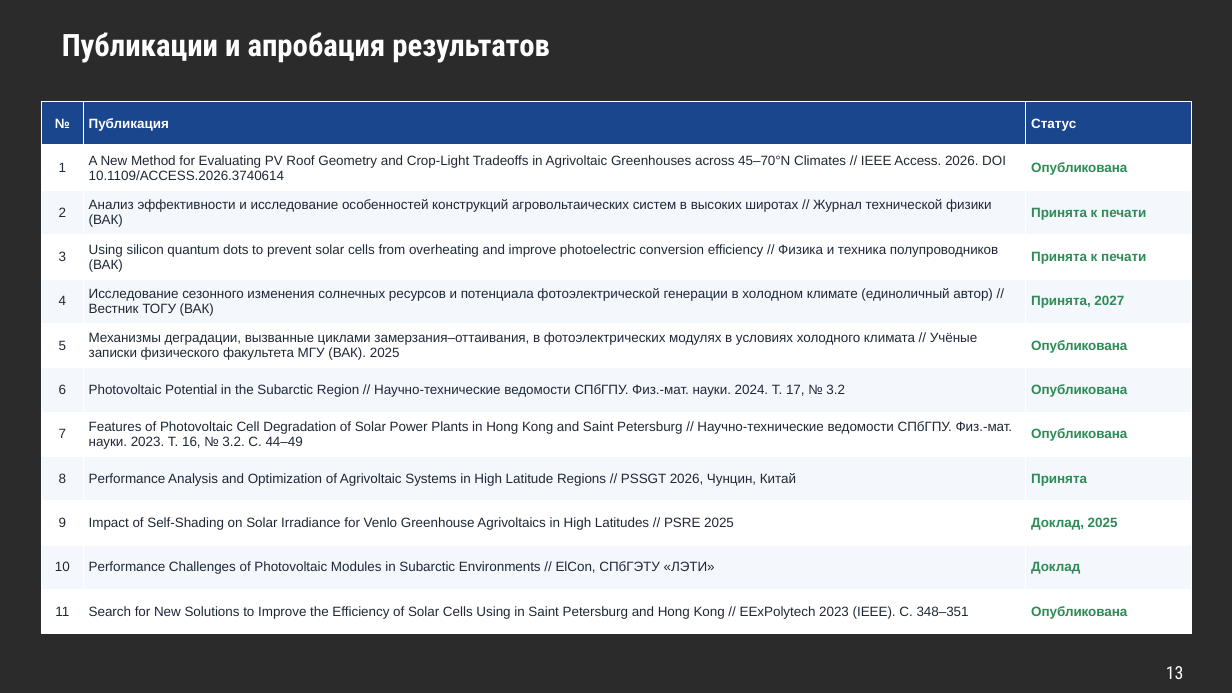
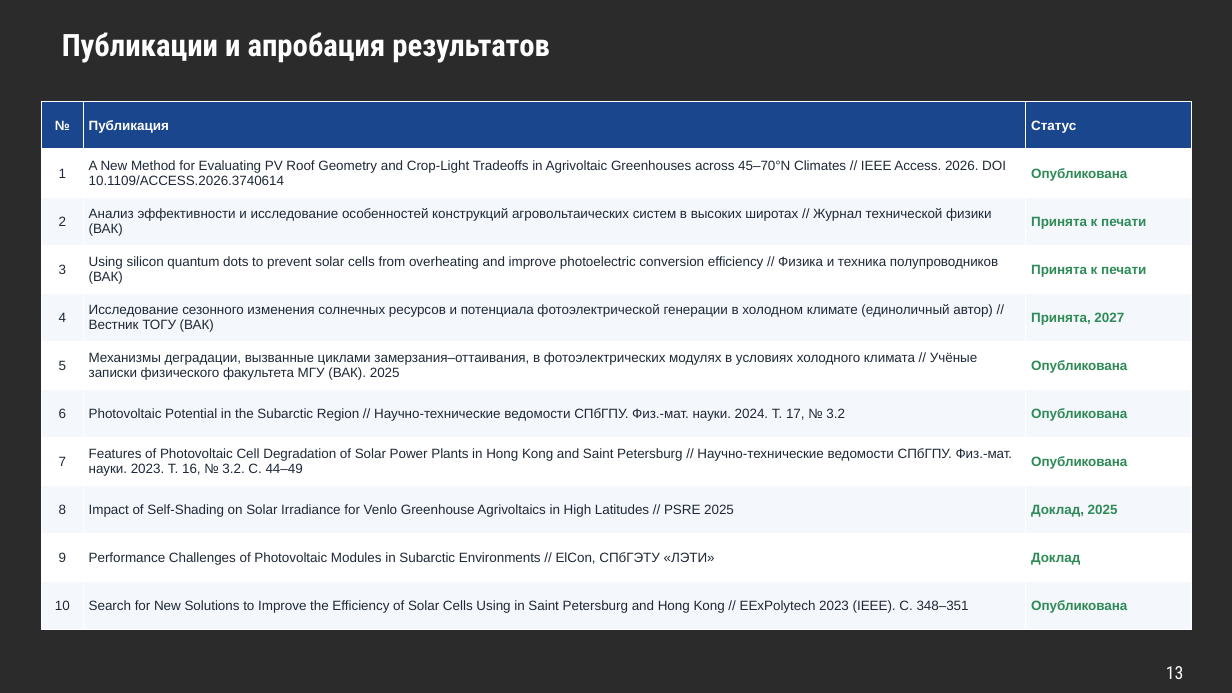
Before and after one commit to dyuanbiao/-, a slide deck: slide 13 of vik/Презентация проекта - Дэн Ю..pptx. Drawn at 1232x693 pixels with LibreOffice and Linux fonts; fonts in the diff are those of the drawing; background and template pictures are left out; a plain dark background stands for a picture behind light text. Boxes give left, top, right and bottom in pixels: in the first picture for what was removed or moved away, otherwise in the second. Text is boxed around its words. In the diff, an @@ line names an element or a change of style, - is before the commit and + after.

```diff
--- a/vik/Презентация проекта - Дэн Ю..pptx
+++ b/vik/Презентация проекта - Дэн Ю..pptx
@@ table at (42,102,1192,630) @@
-row 9: 8 | Performance Analysis and Optimization of Agrivoltaic Systems in High Latitude Regions // PSSGT 2026, Чунцин, Китай | Принята
-row 10: 9 | Impact of Self-Shading on Solar Irradiance for Venlo Greenhouse Agrivoltaics in High Latitudes // PSRE 2025 | Доклад, 2025
-row 11: 10 | Performance Challenges of Photovoltaic Modules in Subarctic Environments // ElCon, СПбГЭТУ «ЛЭТИ» | Доклад
-row 12: 11 | Search for New Solutions to Improve the Efficiency of Solar Cells Using in Saint Petersburg and Hong Kong // EExPolytech 2023 (IEEE). С. 348–351 | Опубликована
+row 9: 8 | Impact of Self-Shading on Solar Irradiance for Venlo Greenhouse Agrivoltaics in High Latitudes // PSRE 2025 | Доклад, 2025
+row 10: 9 | Performance Challenges of Photovoltaic Modules in Subarctic Environments // ElCon, СПбГЭТУ «ЛЭТИ» | Доклад
+row 11: 10 | Search for New Solutions to Improve the Efficiency of Solar Cells Using in Saint Petersburg and Hong Kong // EExPolytech 2023 (IEEE). С. 348–351 | Опубликована
```
Also in this commit, not shown: 1 other slide changed, 3 other files.
